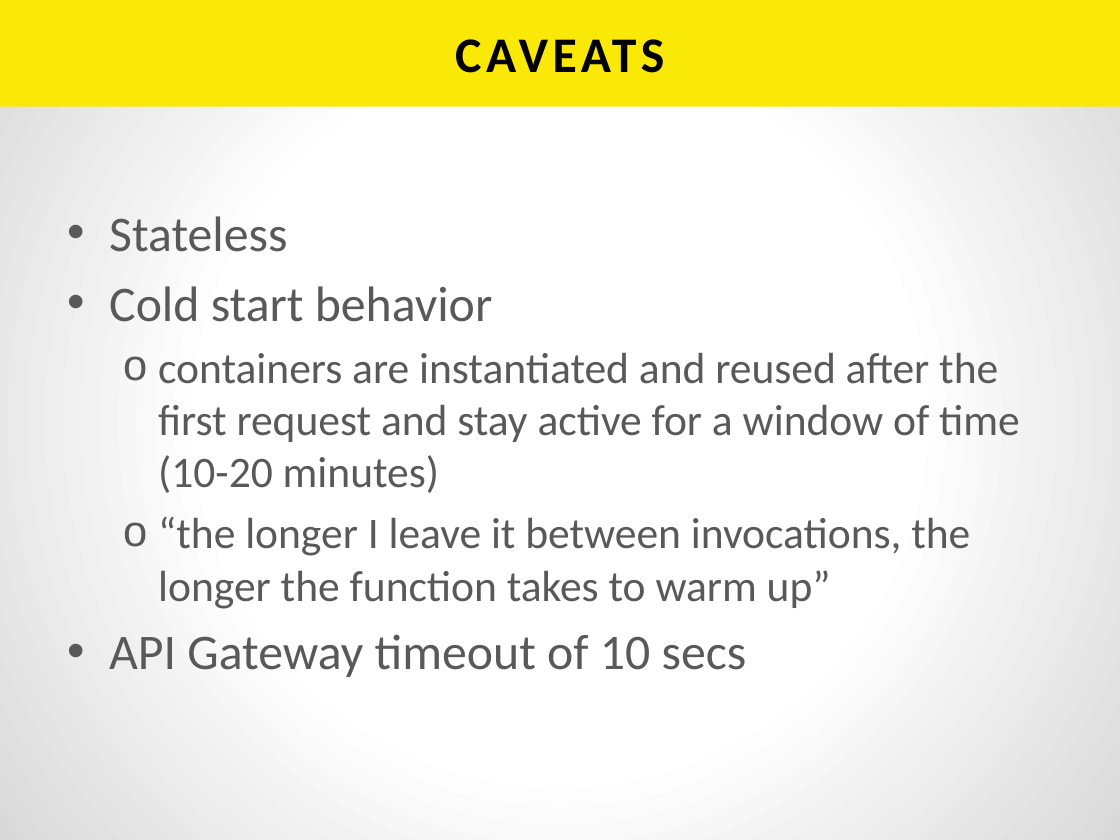
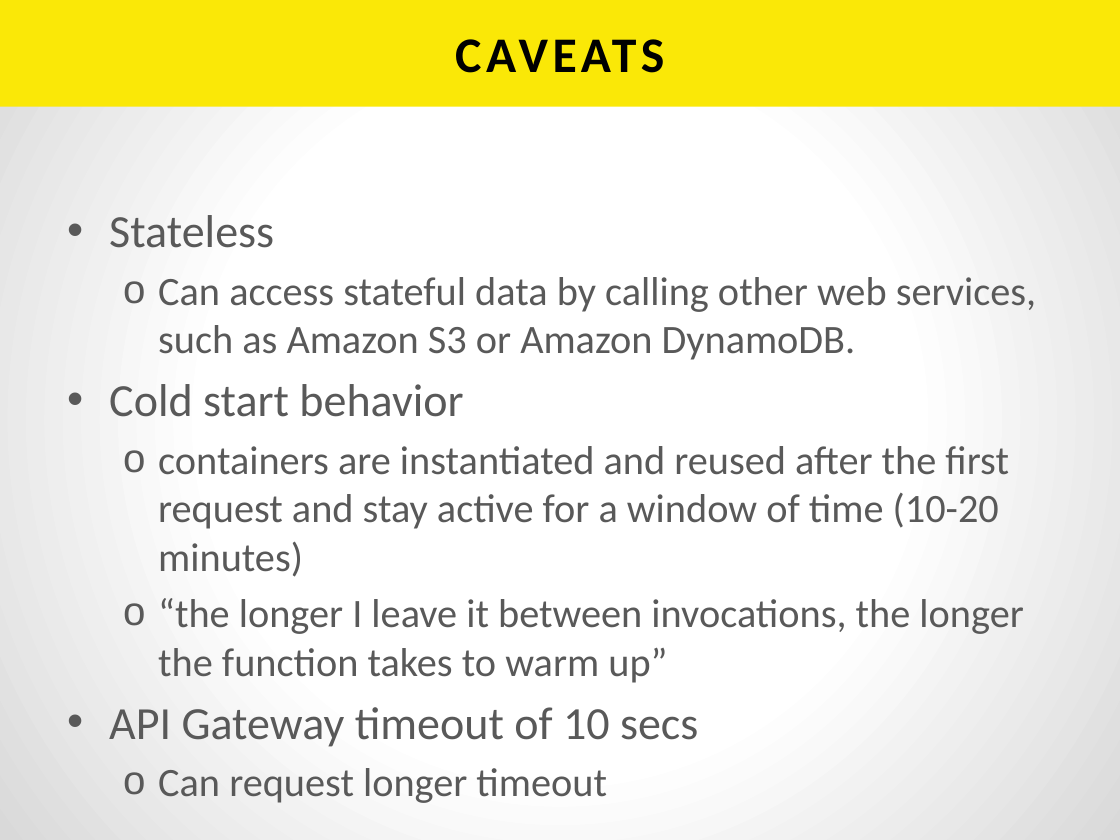
Before and after one commit to h2oai/h2o-tutorials, a slide deck: slide 15 of tutorials/aws-lambda-app/BuildingAnAppWithAWSLambda.pptx. Drawn at 1120x840 pixels with LibreOffice and Linux fonts; fonts in the diff are those of the drawing. Boxes give left, top, right and bottom in pixels: in the first picture for what was removed or moved away, otherwise in the second. Text is boxed around its words. In the diff, an @@ line names an element or a change of style, - is before the commit and + after.

```diff
--- a/tutorials/aws-lambda-app/BuildingAnAppWithAWSLambda.pptx
+++ b/tutorials/aws-lambda-app/BuildingAnAppWithAWSLambda.pptx
@@ text at (109, 215, 1036, 747): paragraph added @@
+  o Can request longer timeout
@@ text at (109, 215, 1023, 747): size 32 to 29.6 pt in "Stateless", "Cold start behavior", "API Gateway timeout of 10 secs"; size 28 to 25.9 pt in "containers are instantiated and reused after the ...", "“the longer I leave it between invocations, ..." @@
@@ text at (158, 277, 1036, 360): paragraph added @@
+  o Can access stateful data by calling other web services, such as Amazon S3 or Amazon DynamoDB.
```
Also in this commit, not shown: 2 other slides changed, 1 other file.
